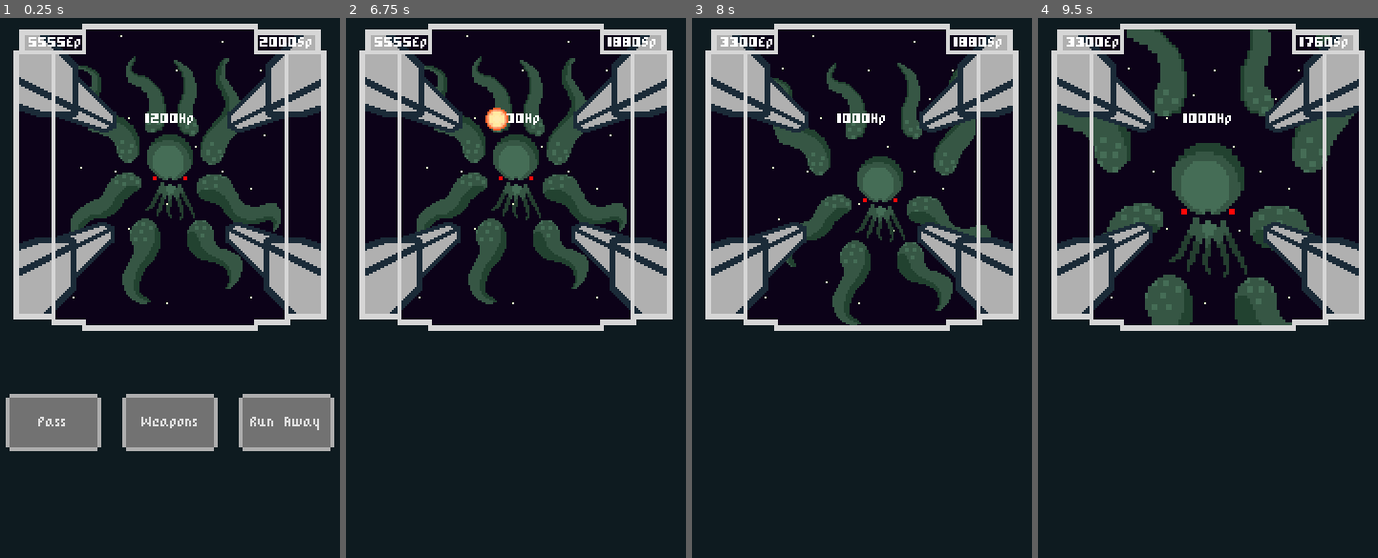
Above: before the commit, frames 1-4 (left to right).
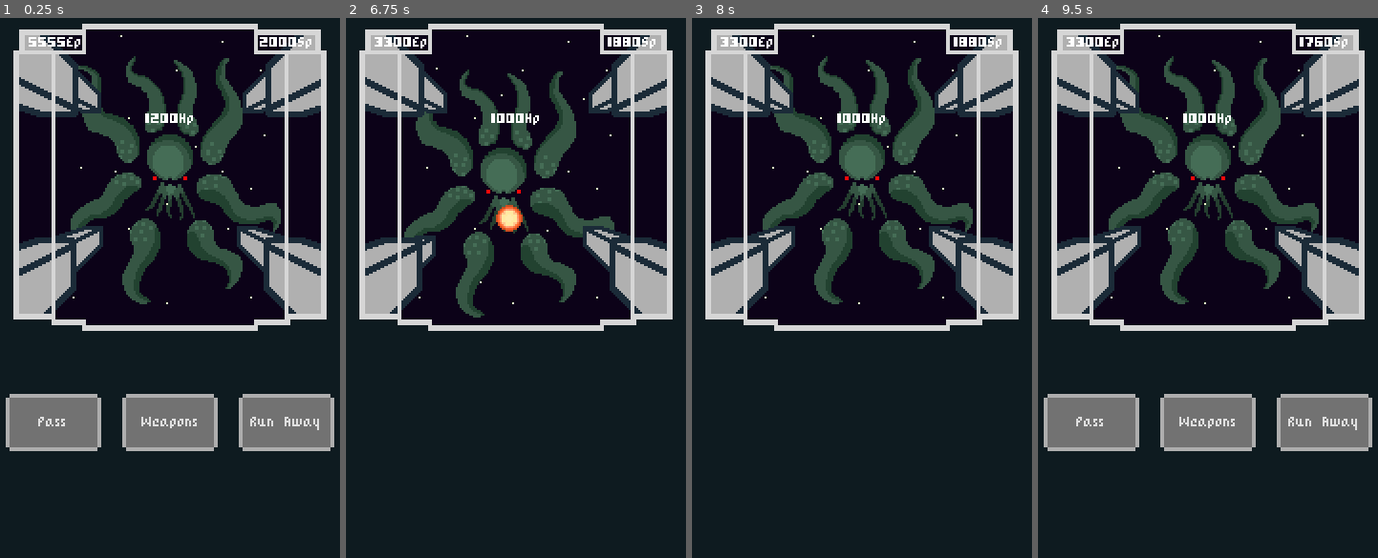
Above: after the commit, the same moments.

Repository: Razzf/SpaceRpg
Game: Godot game, scene res://Scenes/Battle.tscn
Two runs of this game, one before a commit and one after it. Both use one fixed random seed, a clock stepped at 60 frames per second and the inputs below. The project has no main scene, so this scene is started directly.
Inputs (mouse positions are in pixels of both pictures, inside the frame that each line leads up to):
- Up to frame 1 (0.25 s): no input
- Up to frame 2 (6.75 s): click "Pass" at 0.5 s; tap Enter at 2 s; click "Weapons" at 4.25 s; click (628, 396) at 5 s; click "Ok" at 5.75 s; click (628, 520) at 6.5 s
- Up to frame 3 (8 s): no input
- Up to frame 4 (9.5 s): no input

The runs differ from the first frame. In frame 1, 2.3% of the frame differs, in the area x 16-84%, y 9-49%; in frame 2, 12%; in frame 3, 12%; in frame 4, 24%, in the area x 1-99%, y 2-81%.

Commit message:
Explosion animation added

Diff:
--- a/Scenes/Explosion.tscn
+++ b/Scenes/Explosion.tscn
@@ -1,38 +1,43 @@
-[gd_scene load_steps=3 format=2]
+[gd_scene load_steps=4 format=2]
 
-[ext_resource path="res://Img Resources/Frames Images/explosions frames.png" type="Texture" id=1]
+[ext_resource path="res://Img Resources/Frames Images/new explosion frames.png" type="Texture" id=1]
+[ext_resource path="res://Scripts/WeaponAnimScripts/Explosion.gd" type="Script" id=2]
 
 [sub_resource type="Animation" id=1]
 resource_name = "Explosion"
-length = 0.4
-tracks/0/type = "value"
-tracks/0/path = NodePath("Sprite:frame")
+length = 0.7
+tracks/0/type = "method"
+tracks/0/path = NodePath(".")
 tracks/0/interp = 1
 tracks/0/loop_wrap = true
 tracks/0/imported = false
 tracks/0/enabled = true
 tracks/0/keys = {
-"times": PoolRealArray( 0, 0.1, 0.2, 0.3, 0.4, 0.401 ),
-"transitions": PoolRealArray( 1, 1, 1, 1, 1, 1 ),
-"update": 1,
-"values": [ 0, 1, 2, 3, 4, 4 ]
+"times": PoolRealArray( 0.4, 0.7 ),
+"transitions": PoolRealArray( 1, 1 ),
+"values": [ {
+"args": [  ],
+"method": "_add_another_explosion"
+}, {
+"args": [  ],
+"method": "queue_free"
+} ]
 }
-tracks/1/type = "method"
-tracks/1/path = NodePath(".")
+tracks/1/type = "value"
+tracks/1/path = NodePath("Sprite:frame")
 tracks/1/interp = 1
 tracks/1/loop_wrap = true
 tracks/1/imported = false
 tracks/1/enabled = true
 tracks/1/keys = {
-"times": PoolRealArray( 0.4 ),
-"transitions": PoolRealArray( 1 ),
-"values": [ {
-"args": [  ],
-"method": "queue_free"
-} ]
+"times": PoolRealArray( 0, 0.1, 0.2, 0.3, 0.4, 0.5, 0.6 ),
+"transitions": PoolRealArray( 1, 1, 1, 1, 1, 1, 1 ),
+"update": 1,
+"values": [ 0, 1, 2, 3, 4, 5, 5 ]
 }
 
-[node name="Explosion" type="Node2D"]
+[node name="Explosions" type="Node2D"]
+script = ExtResource( 2 )
 
 [node name="animExplosion" type="AnimationPlayer" parent="."]
 autoplay = "Explosion"
@@ -41,5 +46,5 @@
 
 [node name="Sprite" type="Sprite" parent="."]
 texture = ExtResource( 1 )
-hframes = 5
-frame = 4
+hframes = 6
+frame = 5
--- a/Scenes/SpaceShip.tscn
+++ b/Scenes/SpaceShip.tscn
@@ -1,10 +1,26 @@
-[gd_scene load_steps=6 format=2]
+[gd_scene load_steps=7 format=2]
 
 [ext_resource path="res://Scripts/SpaceShip.gd" type="Script" id=1]
 [ext_resource path="res://Scripts/StatsContainer.gd" type="Script" id=2]
 [ext_resource path="res://Scripts/Weapon.gd" type="Script" id=3]
 [ext_resource path="res://Resources/Fonts/PixelFont.tres" type="DynamicFont" id=4]
-[ext_resource path="res://Img Resources/Sprites and designs/ShipWindow4weapons.png" type="Texture" id=5]
+[ext_resource path="res://Img Resources/Frames Images/shipattack frames.png" type="Texture" id=5]
+
+[sub_resource type="Animation" id=1]
+resource_name = "attack"
+length = 0.5
+tracks/0/type = "value"
+tracks/0/path = NodePath("ShipWindow:frame")
+tracks/0/interp = 1
+tracks/0/loop_wrap = true
+tracks/0/imported = false
+tracks/0/enabled = true
+tracks/0/keys = {
+"times": PoolRealArray( 0, 0.1, 0.2, 0.3, 0.4, 0.5 ),
+"transitions": PoolRealArray( 1, 1, 1, 1, 1, 1 ),
+"update": 1,
+"values": [ 0, 1, 2, 3, 4, 0 ]
+}
 
 [node name="SpaceShip" type="Node2D"]
 script = ExtResource( 1 )
@@ -12,6 +28,7 @@
 [node name="ShipWindow" type="Sprite" parent="."]
 position = Vector2( 90, 160 )
 texture = ExtResource( 5 )
+hframes = 5
 
 [node name="Weapon" type="Node2D" parent="."]
 script = ExtResource( 3 )
@@ -64,5 +81,8 @@
 text = "2000Sp"
 align = 1
 valign = 1
+
+[node name="AnimationPlayer" type="AnimationPlayer" parent="."]
+anims/attack = SubResource( 1 )
 [connection signal="Energy_Changed" from="." to="StatsContainer" method="_on_SpaceShip_Energy_Changed"]
 [connection signal="Shield_Changed" from="." to="StatsContainer" method="_on_SpaceShip_Shield_Changed"]
--- a/Scenes/Weapon.tscn
+++ b/Scenes/Weapon.tscn
@@ -4,6 +4,3 @@
 
 [node name="Weapon" type="Node2D"]
 script = ExtResource( 1 )
-type = 2
-
-[node name="AnimationPlayer" type="AnimationPlayer" parent="."]
--- a/Scenes/Weapons/Explosive Bullets.tscn
+++ b/Scenes/Weapons/Explosive Bullets.tscn
@@ -1,11 +1,10 @@
-[gd_scene load_steps=4 format=2]
+[gd_scene load_steps=3 format=2]
 
 [ext_resource path="res://Scenes/Weapon.tscn" type="PackedScene" id=1]
 [ext_resource path="res://Img Resources/Icons Images/explosions.png" type="Texture" id=2]
-[ext_resource path="res://Scripts/WeaponScripts/Explosive Bullets.gd" type="Script" id=3]
 
 [node name="Explosive Bullets" instance=ExtResource( 1 )]
-script = ExtResource( 3 )
 icon_texture = ExtResource( 2 )
 energy_cost = 200
 power = 200
+type = 2
--- a/Scripts/Enemy.gd
+++ b/Scripts/Enemy.gd
@@ -29,6 +29,8 @@
 func take_damage(amount):
 	self.hp -= amount
 	if is_dead():
+		animation.play("Shake")
+		yield(animation,"animation_finished")
 		queue_free()
 		emit_signal("dead")
 	else:
--- a/Scripts/SpaceShip.gd
+++ b/Scripts/SpaceShip.gd
@@ -1,7 +1,7 @@
 extends Node2D
 
 const battle_units = preload("res://Resources/ScriptableClasses/BattleUnits.tres")
-
+onready var animation = $AnimationPlayer
 var max_shield = 2000
 var shield = max_shield setget setShield
 
@@ -46,31 +46,9 @@
 
 func attack_enemy(_enemy):
 	if _enemy != null:
-		var explosion1 = equipped_weapon.explosion.instance()
-		var explosion2 = equipped_weapon.explosion.instance()
-		var explosion3 = equipped_weapon.explosion.instance()
-		var explosion4 = equipped_weapon.explosion.instance()
-		var explosion5 = equipped_weapon.explosion.instance()
-		_enemy.add_child(explosion1)
-		explosion1.global_position = Vector2(80,80)
-		yield(get_tree().create_timer(.2),"timeout")
-		_enemy.add_child(explosion2)
-		explosion2.global_position = Vector2(95,95)
-		yield(get_tree().create_timer(.2),"timeout")
-		_enemy.add_child(explosion3)
-		explosion3.global_position = Vector2(120,120)
-		yield(get_tree().create_timer(.2),"timeout")
-		_enemy.add_child(explosion4)
-		explosion4.global_position = Vector2(80,135)
-		yield(get_tree().create_timer(.2),"timeout")
-		_enemy.add_child(explosion5)
-		explosion5.global_position = Vector2(60,120)
-		yield(get_tree().create_timer(.2),"timeout")
-
-
-
-
-
+		animation.play("attack")
+		get_node("Weapon").trigger_counter = 0
+		get_node("Weapon").add_child(preload("res://Scenes/Explosion.tscn").instance())
 		_enemy.take_damage(equipped_weapon.power)
 		self.energy -= equipped_weapon.energy_cost
 		emit_signal("weapon_used")
--- a/Scripts/Weapon.gd
+++ b/Scripts/Weapon.gd
@@ -1,4 +1,5 @@
 extends Node2D
+class_name Weapon
 
 enum types {DEFENSIVE_TYPE, PASSIVE_TYPE, OFFENSIVE_TYPE}
 export(Texture) var icon_texture = null
@@ -6,10 +7,7 @@
 export(int) var power = null
 export(int, "Deffensive", "Passive", "Offensive") var type = null
 onready var _name = self.name
-onready var animation = $AnimationPlayer
-
-
-
+var trigger_counter = 0
 
 func set_energy_cost(value):
 	energy_cost = value
--- /dev/null
+++ b/Scripts/WeaponAnimScripts/Explosion.gd
@@ -0,0 +1,14 @@
+extends Node2D
+
+export(int) var max_explosions = 3
+var explosion = load("res://Scenes/Explosion.tscn")
+
+func _ready():
+	self.global_position = Vector2(rand_range(60,120), rand_range(60, 140))
+
+
+func _add_another_explosion():
+	get_parent().trigger_counter = get_parent().trigger_counter + 1
+	if get_parent().trigger_counter <= max_explosions:
+		print("adding explosion")
+		get_parent().add_child(explosion.instance())
--- a/Scripts/WeaponScripts/Explosive Bullets.gd
+++ /dev/null
@@ -1,9 +0,0 @@
-extends "res://Scripts/Weapon.gd"
-
-
-const explosion = preload("res://Scenes/Explosion.tscn")
-
-
-
-func _ready():
-	pass # Replace with function body.
--- a/project.godot
+++ b/project.godot
@@ -13,9 +13,15 @@
 "class": "BattleUnits",
 "language": "GDScript",
 "path": "res://Scripts/ScriptableObjects/BattleUnits.gd"
+}, {
+"base": "Node2D",
+"class": "Weapon",
+"language": "GDScript",
+"path": "res://Scripts/Weapon.gd"
 } ]
 _global_script_class_icons={
-"BattleUnits": ""
+"BattleUnits": "",
+"Weapon": ""
 }
 
 [application]
--- /dev/null
+++ b/test touch.gd
@@ -0,0 +1,15 @@
+extends Node2D
+
+
+onready var touchbtn = $TouchScreenButton
+
+
+# Called when the node enters the scene tree for the first time.
+func _ready():
+	pass
+
+
+
+# Called every frame. 'delta' is the elapsed time since the previous frame.
+#func _process(delta):
+#	pass
--- /dev/null
+++ b/test touch.tscn
@@ -0,0 +1,14 @@
+[gd_scene load_steps=4 format=2]
+
+[ext_resource path="res://Img Resources/PurpleSpace.png" type="Texture" id=1]
+[ext_resource path="res://Img Resources/Sin título-1.png" type="Texture" id=2]
+[ext_resource path="res://test touch.gd" type="Script" id=3]
+
+[node name="test touch" type="Node2D"]
+script = ExtResource( 3 )
+
+[node name="TouchScreenButton" type="TouchScreenButton" parent="."]
+position = Vector2( -0.214638, 0 )
+scale = Vector2( 1, 1.09199 )
+normal = ExtResource( 2 )
+pressed = ExtResource( 1 )
Binary file added: Img Resources/Frames Images/new explosion frames.png
Not shown, added: Img Resources/Frames Images/new explosion frames.png.import
Binary file added: Img Resources/Frames Images/shipattack frames.png
Not shown, added: Img Resources/Frames Images/shipattack frames.png.import
Binary file changed: Img Resources/Sprites and designs/ShipWindow2.png
